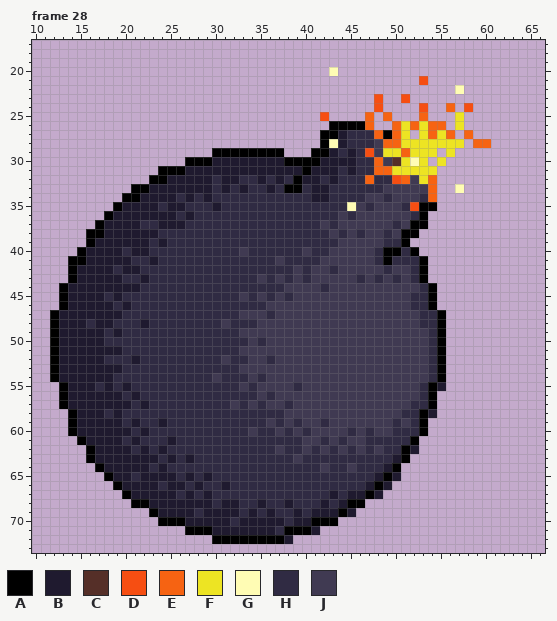
A animated GIF sprite gets an edit: res/bomb.gif. This is how it looked before the edit.
The file is 80x80 pixels, 36 frames. Shown: frame 28: x 10..66, y 17..73. The commit also changed other frames, which this record leaves out.
Palette (. is transparent): A #000000  B #1f1a2f  C #552f28  D #f64e12  E #f66312  F #ede423  G #fffcb4  H #302b43  J #403a52
Now the later version:
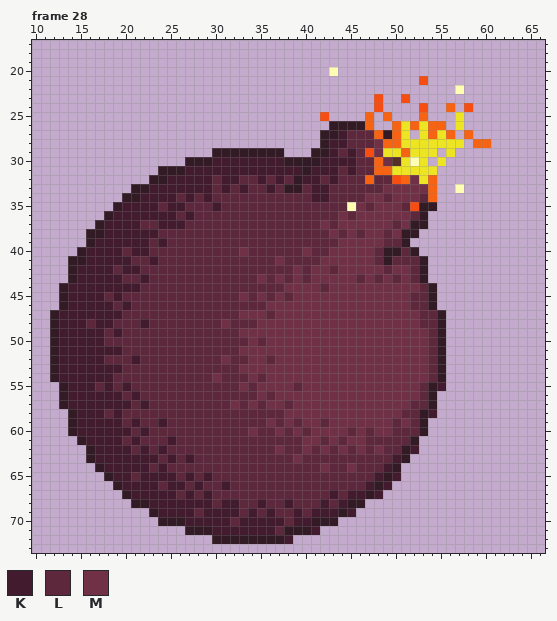
Colours new in this view: K #431b2e  L #5d273c  M #703146
Log entry: Added desert background and updated bomb animation
Change:
@@ palette @@
-A #000000
+A #331b25
--- frame 28
@@ x 10..66 @@
 26 .................................AAAAE..EFEFEE.F.........
-27 ................................AABHHHEAEF.FEFE.E........
-28 ................................AGBHHHJEEFFFFFFF.EE......
-29 ....................AAAAAAAA...AABHBHDJFFEFFF.F..........
-30 .................AAABBBBBBBBAAAABBBBHHEJCFGF.F...........
-31 ..............AAABBBBBBBBBBBBBABBBHBHHEEFFFFF............
-32 .............AABBBBBHBBHHBHBHABBHBHHHEHHDEJFE............
-33 ...........AABBBBBBBHBHBHHBHAAHBBHHHHHHJJJJJE..G.........
-34 ..........AABBBBHBHBHHHHHHHHHHHBBHHHHJJHJJJHE............
-35 .........ABBBBHBBHHHBHHHHHHHHHHHHHHGJHJJJHDAA............
-36 ........ABBBBBBBHBHHHHHHHHHHHHHHHHJHJJJJJJHA.............
-37 .......ABBBBHHBBBHHHHHHHHHHHHHHHJHJJJJJJHJAA.............
-38 ......AABBBBBBHHHHHHHHHHHHHHHHHHHJHJHJJHJAA..............
-39 ......ABBBBBBHBHHHHHHHHHHHHHHHHHHHJJJJJHHA...............
-40 .....ABBBBHBBHHHHHHHHHHJHHHHHHJHHJJJJJHAAHA..............
-41 ....AABBBBBHHBHHHHHHHHHHHHHJHHHHJJJJJJHAHHHA.............
-42 ....ABBBBHBBHHHHHHHHHHHHHHHHHJHJJHJJJJJHJJHA.............
-43 ....ABBBBBHHBHHHHHHHHHHHHJHJHJHJJJJJHJHJHJHA.............
-44 ...ABBBBBBBBHHHHHHHHHHHHHHHHJJJJHJJJJJJJJJJHA............
-45 ...ABBBBHBHHHHHHHHHHHHHJHJHJHJJJJJJJJJJJJJHHA............
-46 ...ABBBBBHBHHHHHHHHHHHHHHHJJJJJJJJJJJJJJJJHHA............
-47 ..ABBBBBBBHHHHHHHHHHHHHJJJHJJJJJJJJJJJJJJJJHHA...........
-48 ..ABBBHBBHHHBHHHHHHHHJHHHJJJJJJJJJJJJJJJJJJHHA...........
-49 ..ABBBBBHBHHHHHHHHHHHHHJJJJJJJJJJJJJJJJJJJJJHA...........
-50 ..ABBBBBHHHHHHHHHHHHHHHHJHJJJJJJJJJJJJJJJJJJHA...........
-51 ..ABBBBBBBHHHHHHHHHHHHHJJJJJJJJJJJJJJJJJJJJJHA...........
-52 ..ABBBBBHHHBHHHHHHHHHJHHJJHJJJJJJJJJJJJJJJJJHA...........
-53 ..ABBBBBBBHHHHHHHHHHHHHJJJJJJJJJJJJJJJJJJJJJHA...........
-54 ..ABBBBBBHHHHHHHHHHHJHHHJHJJJJJJJJJJJJJJJJJJHA...........
-55 ...ABBBHBHBHHHHHHHHHHHHJHJJJJHJJJJJJJJJJJJJHAB...........
-56 ...ABBBBBBHBHHHHHHHHHHHHHJHJJJJJJJJJJJJJJJJHA............
-57 ...ABBBBBBBHBHHHHHHHHHJHJHJJHJJJJJJJJJJJJJHHA............
-58 ....ABBBHBHHHHHHHHHHHHHHHHHHJJJJJJJJJJJJJHHAB............
-59 ....ABBBBBHBHHBHHHHHHHHHHHJHJHJJHJJJJJJJHJHA.............
-60 ....ABBBBBBHBHHHHHHHHHHHJHHJHJHJJJJHJHJJHHHA.............
-61 .....ABBBBHBHHHBHHHHHHHHHHHHHHJJHJHJJHHHHHA..............
-62 ......ABBBBHBHBHHHHHHHHHHHHJHHJHJHJHJHJHHAB..............
-63 ......ABBBBBBBHBHBHHHHHHHHHHHJHHHHHHHHHHBA...............
-64 .......ABBBBBHBHHHHHHHHHHHHHHHHHJHHJHHHBA................
-65 ........ABBHBBBBHBHBHHHHHHHHHHHHHHHHHHBAB................
-66 .........ABBBBHBBHBHHBHHHHHHHHHHHHHHHBAB.................
-67 ..........ABBBBBHBHBHHHHHHHHHHHHHBHBBAB..................
-68 ...........AABBBBBBBHBBHHBHHBHHHBHBAA....................
-69 .............ABBBBHBBBBHBHBHHBHBBBAB.....................
-70 ..............AAABBBBBHBBBBBHBBAAA.......................
-71 .................AAABBBBBBBHAAAB.........................
-72 ....................AAAAAAAAB............................
+27 ................................AAKLLLEAEF.FEFE.E........
+28 ................................AKKLLLMEEFFFFFFF.EE......
+29 ....................AAAAAAAA...AAKLKLDMFFEFFF.F..........
+30 .................AAAKKKKKKKKAAAAKKKKLLEMCFGF.F...........
+31 ..............AAAKKKKKKKKKKKKKAKKKLKLLEEFFFFF............
+32 .............AAKKKKKLKKLLKLKLAKKLKLLLELLDEMFE............
+33 ...........AAKKKKKKKLKLKLLKLAALKKLLLLLLMMMMME..G.........
+34 ..........AAKKKKLKLKLLLLLLLLLLLKKLLLLMMLMMMLE............
+35 .........AKKKKLKKLLLKLLLLLLLLLLLLLLGMLMMMLDAA............
+36 ........AKKKKKKKLKLLLLLLLLLLLLLLLLMLMMMMMMLA.............
+37 .......AKKKKLLKKKLLLLLLLLLLLLLLLMLMMMMMMLMAA.............
+38 ......AAKKKKKKLLLLLLLLLLLLLLLLLLLMLMLMMLMAA..............
+39 ......AKKKKKKLKLLLLLLLLLLLLLLLLLLLMMMMMLLA...............
+40 .....AKKKKLKKLLLLLLLLLLMLLLLLLMLLMMMMMLAALA..............
+41 ....AAKKKKKLLKLLLLLLLLLLLLLMLLLLMMMMMMLALLLA.............
+42 ....AKKKKLKKLLLLLLLLLLLLLLLLLMLMMLMMMMMLMMLA.............
+43 ....AKKKKKLLKLLLLLLLLLLLLMLMLMLMMMMMLMLMLMLA.............
+44 ...AKKKKKKKKLLLLLLLLLLLLLLLLMMMMLMMMMMMMMMMLA............
+45 ...AKKKKLKLLLLLLLLLLLLLMLMLMLMMMMMMMMMMMMMLLA............
+46 ...AKKKKKLKLLLLLLLLLLLLLLLMMMMMMMMMMMMMMMMLLA............
+47 ..AKKKKKKKLLLLLLLLLLLLLMMMLMMMMMMMMMMMMMMMMLLA...........
+48 ..AKKKLKKLLLKLLLLLLLLMLLLMMMMMMMMMMMMMMMMMMLLA...........
+49 ..AKKKKKLKLLLLLLLLLLLLLMMMMMMMMMMMMMMMMMMMMMLA...........
+50 ..AKKKKKLLLLLLLLLLLLLLLLMLMMMMMMMMMMMMMMMMMMLA...........
+51 ..AKKKKKKKLLLLLLLLLLLLLMMMMMMMMMMMMMMMMMMMMMLA...........
+52 ..AKKKKKLLLKLLLLLLLLLMLLMMLMMMMMMMMMMMMMMMMMLA...........
+53 ..AKKKKKKKLLLLLLLLLLLLLMMMMMMMMMMMMMMMMMMMMMLA...........
+54 ..AKKKKKKLLLLLLLLLLLMLLLMLMMMMMMMMMMMMMMMMMMLA...........
+55 ...AKKKLKLKLLLLLLLLLLLLMLMMMMLMMMMMMMMMMMMMLAK...........
+56 ...AKKKKKKLKLLLLLLLLLLLLLMLMMMMMMMMMMMMMMMMLA............
+57 ...AKKKKKKKLKLLLLLLLLLMLMLMMLMMMMMMMMMMMMMLLA............
+58 ....AKKKLKLLLLLLLLLLLLLLLLLLMMMMMMMMMMMMMLLAK............
+59 ....AKKKKKLKLLKLLLLLLLLLLLMLMLMMLMMMMMMMLMLA.............
+60 ....AKKKKKKLKLLLLLLLLLLLMLLMLMLMMMMLMLMMLLLA.............
+61 .....AKKKKLKLLLKLLLLLLLLLLLLLLMMLMLMMLLLLLA..............
+62 ......AKKKKLKLKLLLLLLLLLLLLMLLMLMLMLMLMLLAK..............
+63 ......AKKKKKKKLKLKLLLLLLLLLLLMLLLLLLLLLLKA...............
+64 .......AKKKKKLKLLLLLLLLLLLLLLLLLMLLMLLLKA................
+65 ........AKKLKKKKLKLKLLLLLLLLLLLLLLLLLLKAK................
+66 .........AKKKKLKKLKLLKLLLLLLLLLLLLLLLKAK.................
+67 ..........AKKKKKLKLKLLLLLLLLLLLLLKLKKAK..................
+68 ...........AAKKKKKKKLKKLLKLLKLLLKLKAA....................
+69 .............AKKKKLKKKKLKLKLLKLKKKAK.....................
+70 ..............AAAKKKKKLKKKKKLKKAAA.......................
+71 .................AAAKKKKKKKLAAAK.........................
+72 ....................AAAAAAAAK............................
 73 .........................................................
